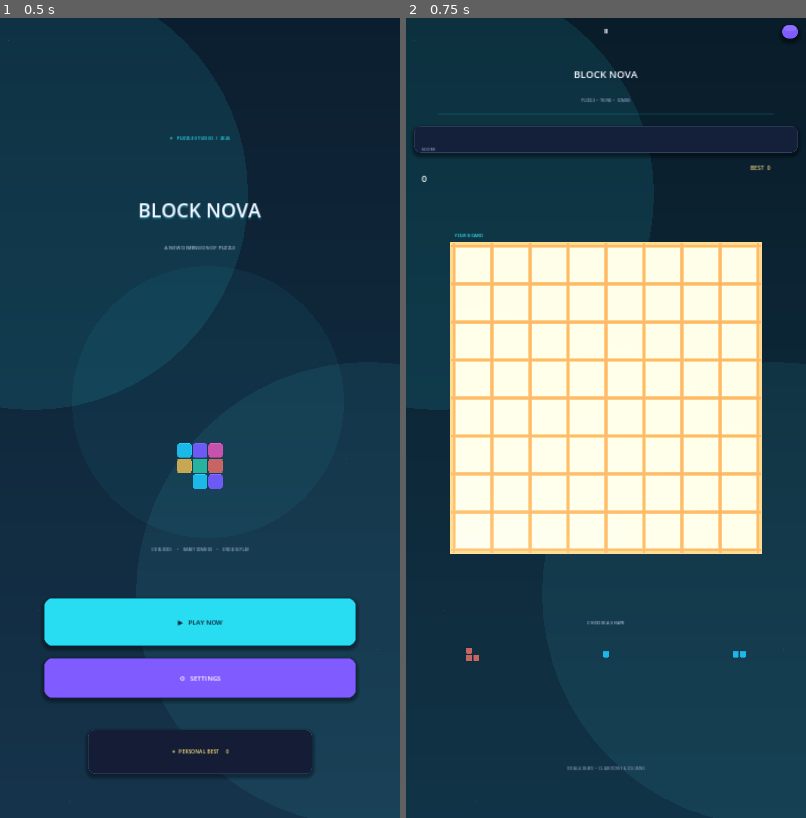
Above: before the commit, frames 1-2 (left to right).
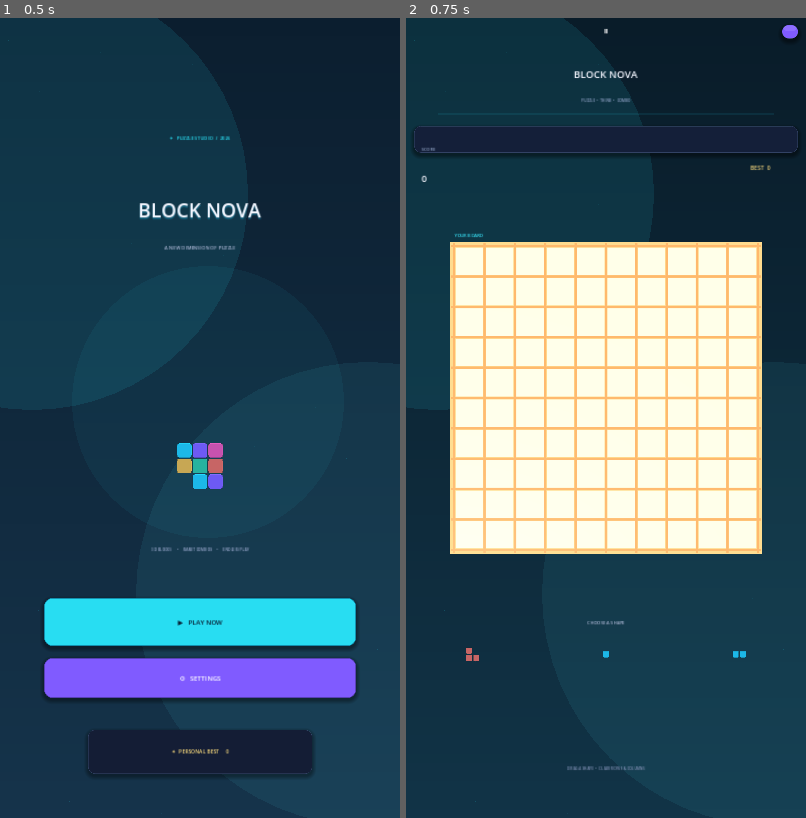
Above: after the commit, the same moments.

Repository: mahdialloui01-art/BlockNova
Game: Godot game, scene res://scenes/main.tscn
The game is run twice, just before and just after one commit, with the same random seed, the same clock (stepped at 60 frames per second) and the same inputs.
Inputs:
- Up to frame 1 (0.5 s): no input
- Up to frame 2 (0.75 s): click "▶ PLAY NOW" at 0.5 s

Frame 1 is identical in both runs. In frame 2, 8.4% of the frame differs, in the area x 11-89%, y 28-67%.

Commit message:
Restore 10x10 gameplay and enforce matching Android regression tests

Diff:
--- a/scripts/main.gd
+++ b/scripts/main.gd
@@ -1,6 +1,6 @@
 extends Control
 
-const GRID := 8
+const GRID := 10
 # Contemporary luminous palette: cyan, ultraviolet, magenta, amber, mint and coral.
 const COLORS := [
 	Color("#27DDF2"), Color("#8B6CFF"), Color("#FF62B5"),
--- a/tests/test_grid_rules.gd
+++ b/tests/test_grid_rules.gd
@@ -12,36 +12,39 @@
 
     game.call("_reset_game")
     var initial_board: Array = game.get("board")
-    if not _check(initial_board.size() == 8, "New game must create exactly 8 rows"):
+    if not _check(initial_board.size() == 10, "New game must create exactly 10 rows"):
         return
     for row in initial_board:
-        if not _check(row.size() == 8, "Every board row must contain exactly 8 cells"):
+        if not _check(row is Array and row.size() == 10, "Every board row must contain exactly 10 cells"):
             return
 
-    var test_board: Array = []
-    for y in range(8):
-        var row: Array = []
-        for x in range(8):
-            row.append(-1)
-        test_board.append(row)
-
     # Prepare a full bottom row and right column with one shared empty corner.
-    for x in range(7):
-        test_board[7][x] = 0
-    for y in range(7):
-        test_board[y][7] = 0
+    var test_board := _empty_board()
+    for x in range(9):
+        test_board[9][x] = 0
+    for y in range(9):
+        test_board[y][9] = 0
 
     game.set("board", test_board)
     game.set("pieces", [[Vector2i(0, 0)], [], []])
-    game.set("piece_colors", [Color("#48D7F2")])
+    game.set("piece_colors", [Color("#27DDF2")])
     game.set("selected", 0)
-    game.call("_try_place", Vector2i(7, 7))
 
+    if not _check(game.call("_can_place", [Vector2i(0, 0)], Vector2i(9, 9)), "A single block must fit in the bottom-right cell"):
+        return
+    if not _check(not game.call("_can_place", [Vector2i(0, 0)], Vector2i(10, 9)), "Placement beyond the right edge must be rejected"):
+        return
+    if not _check(not game.call("_can_place", [Vector2i(0, 0)], Vector2i(9, 10)), "Placement beyond the bottom edge must be rejected"):
+        return
+    if not _check(not game.call("_can_place", [Vector2i(0, 0)], Vector2i(-1, 9)), "Negative coordinates must be rejected"):
+        return
+
+    game.call("_try_place", Vector2i(9, 9))
     var final_board: Array = game.get("board")
-    for i in range(8):
-        if not _check(int(final_board[7][i]) == -1, "Completed bottom row was not cleared"):
+    for i in range(10):
+        if not _check(int(final_board[9][i]) == -1, "Completed bottom row was not cleared"):
             return
-        if not _check(int(final_board[i][7]) == -1, "Completed right column was not cleared"):
+        if not _check(int(final_board[i][9]) == -1, "Completed right column was not cleared"):
             return
 
     if not _check(int(game.get("combo_streak")) == 1, "A successful line clear must start combo x1"):
@@ -49,9 +52,41 @@
     if not _check(int(game.get("score")) == 630, "Two-line clear score must include placement, clear, and combo bonuses"):
         return
 
-    print("PASS: 8x8 board, edge placement, simultaneous row/column clear, combo x1, score 630")
+    # Occupied cells and malformed boards must never be accepted as legal moves.
+    var occupied_board := _empty_board()
+    occupied_board[4][4] = 2
+    game.set("board", occupied_board)
+    if not _check(not game.call("_can_place", [Vector2i(0, 0)], Vector2i(4, 4)), "An occupied cell must reject placement"):
+        return
+
+    game.set("board", [[0]])
+    if not _check(not game.call("_can_place", [Vector2i(0, 0)], Vector2i.ZERO), "Malformed board dimensions must be rejected safely"):
+        return
+
+    # A completely filled board with a one-cell piece has no legal move.
+    var blocked_board := []
+    for y in range(10):
+        var row: Array = []
+        for x in range(10):
+            row.append(0)
+        blocked_board.append(row)
+    game.set("board", blocked_board)
+    game.set("pieces", [[Vector2i(0, 0)], [], []])
+    if not _check(not game.call("_any_move"), "A completely full board must report no legal moves"):
+        return
+
+    print("PASS: 10x10 board, edge bounds, occupied-cell rejection, simultaneous row/column clear, combo x1, score 630, no-move detection")
     game.queue_free()
     quit(0)
+
+func _empty_board() -> Array:
+    var result: Array = []
+    for y in range(10):
+        var row: Array = []
+        for x in range(10):
+            row.append(-1)
+        result.append(row)
+    return result
 
 func _check(condition: bool, message: String) -> bool:
     if not condition:
